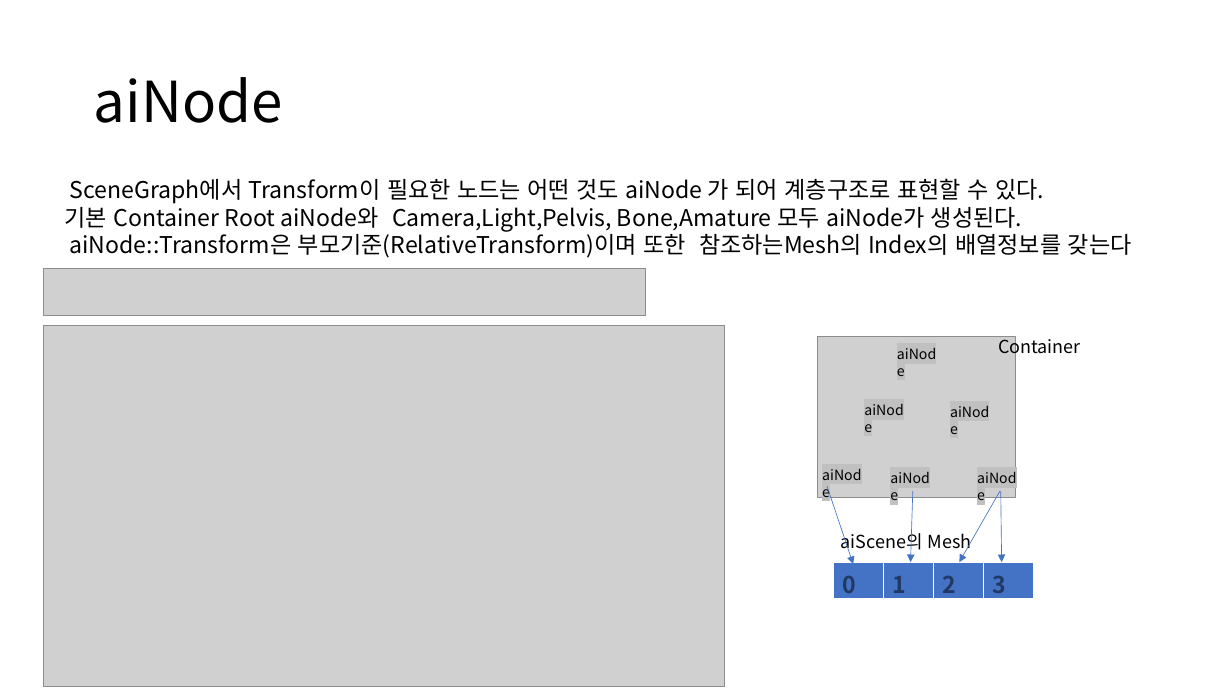
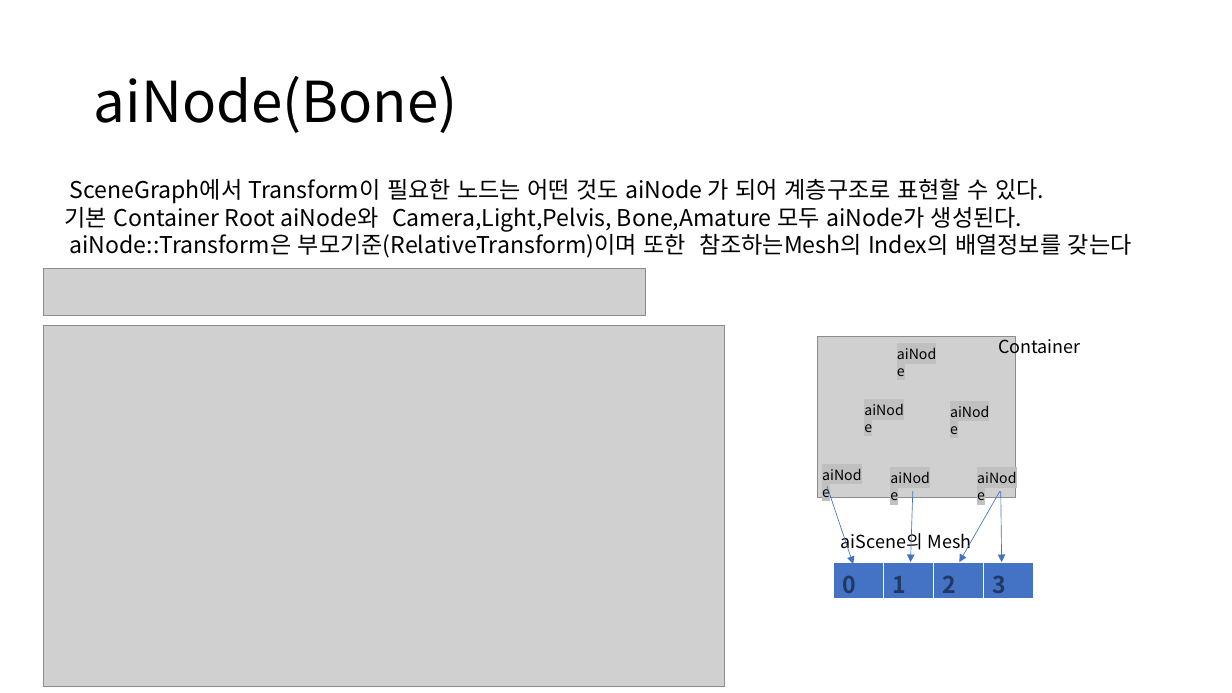
Before and after one commit to ldw9981/D3D11_Tutorial, a slide deck: slide 6 of Documents/10-TransformAnimation.pptx (slide 4 before the commit). Drawn at 1232x693 pixels with LibreOffice and Linux fonts; fonts in the diff are those of the drawing; grey boxes stand for pictures. Boxes give left, top, right and bottom in pixels: in the first picture for what was removed or moved away, otherwise in the second. Text is boxed around its words. In the diff, an @@ line names an element or a change of style, - is before the commit and + after.

```diff
--- a/Documents/10-TransformAnimation.pptx
+++ b/Documents/10-TransformAnimation.pptx
@@ title at <box>94,76,458,133</box>: text changed @@
-aiNode
+aiNode(Bone)
```
Also in this commit, not shown: 6 other slides changed, 5 slides added, 2 slides removed.
